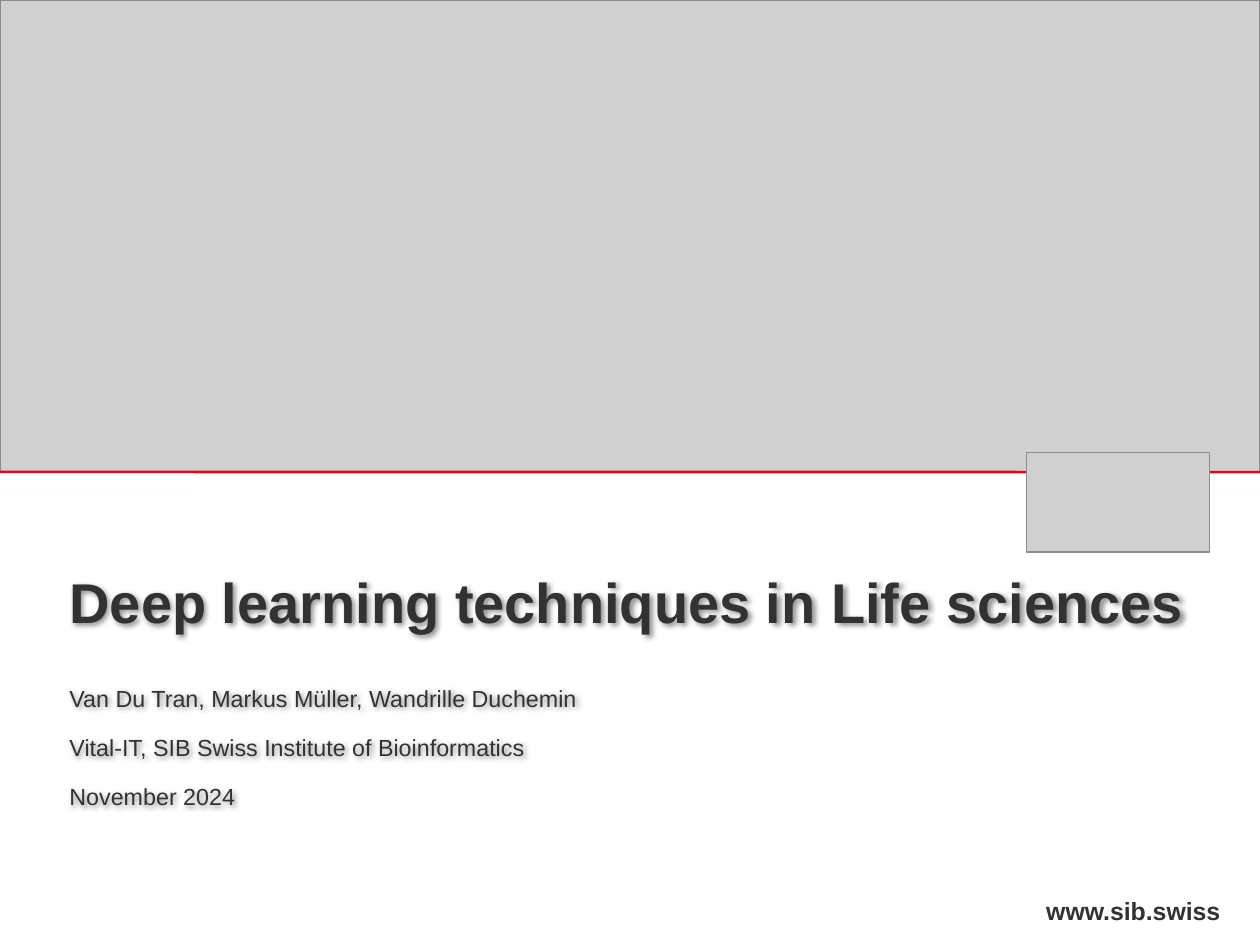
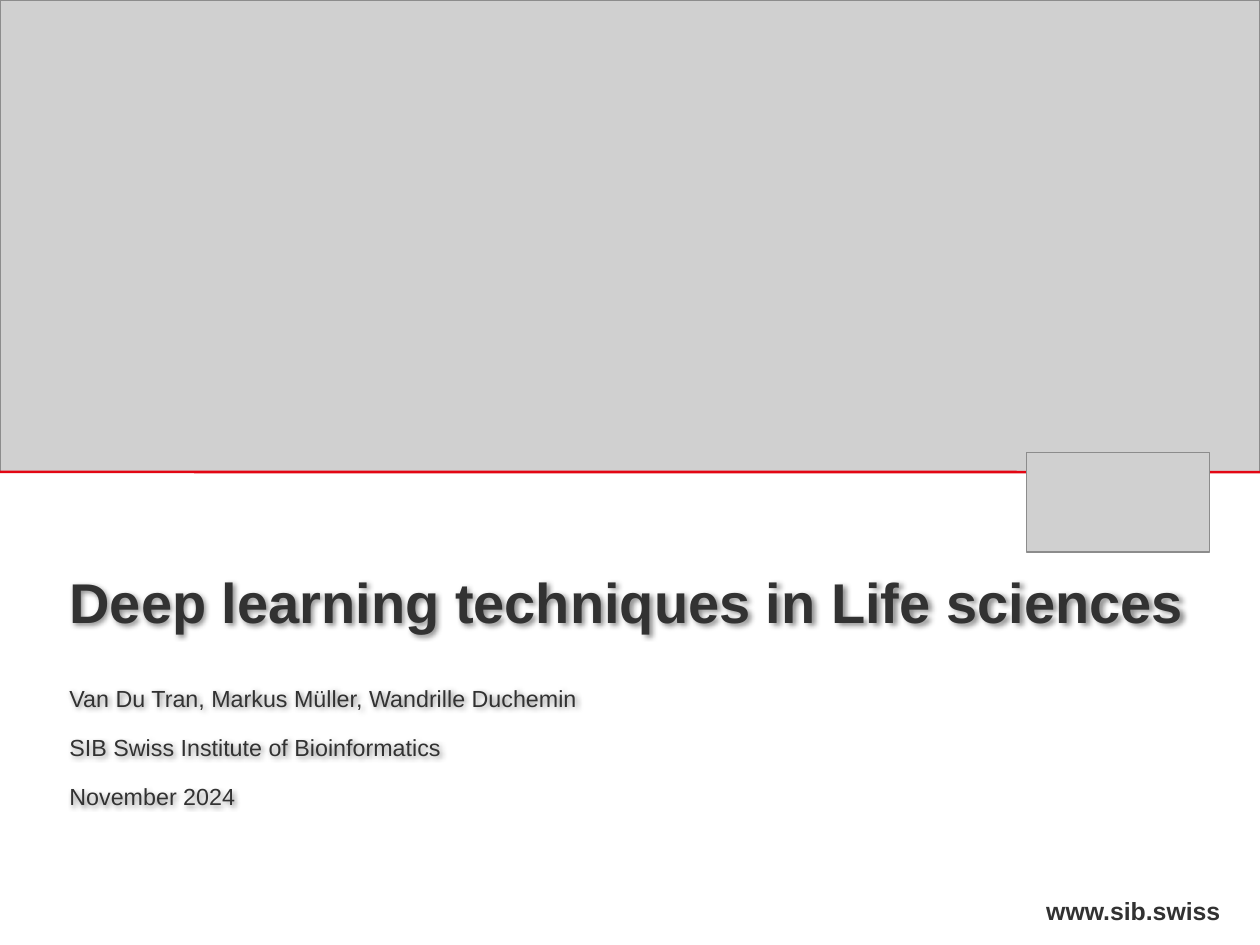
Before and after one commit to sib-swiss/pytorch-practical-training, a slide deck: slide 1 of slides/TechniquesDL2024.pptx. Drawn at 1260x945 pixels with LibreOffice and Linux fonts; fonts in the diff are those of the drawing; grey boxes stand for pictures; background and template pictures are left out. Boxes give left, top, right and bottom in pixels: in the first picture for what was removed or moved away, otherwise in the second. Text is boxed around its words. In the diff, an @@ line names an element or a change of style, - is before the commit and + after.

```diff
--- a/slides/TechniquesDL2024.pptx
+++ b/slides/TechniquesDL2024.pptx
@@ subtitle at (69,739,440,756): text changed @@
-Vital-IT, SIB Swiss Institute of Bioinformatics
+SIB Swiss Institute of Bioinformatics
```
Also in this commit, not shown: 2 other slides changed, 1 slide added.
